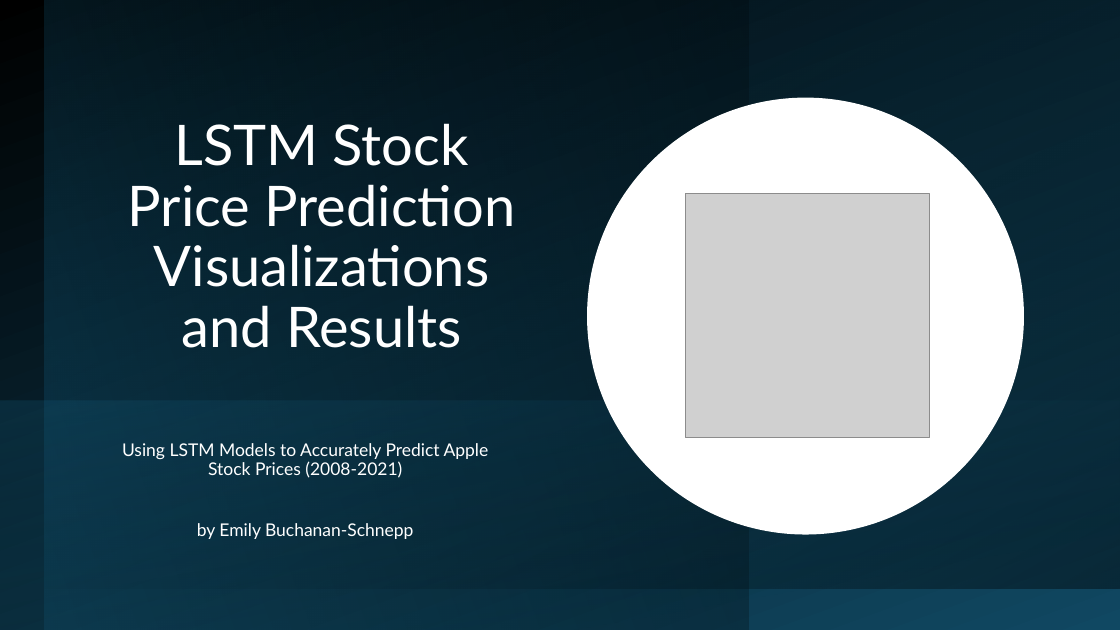
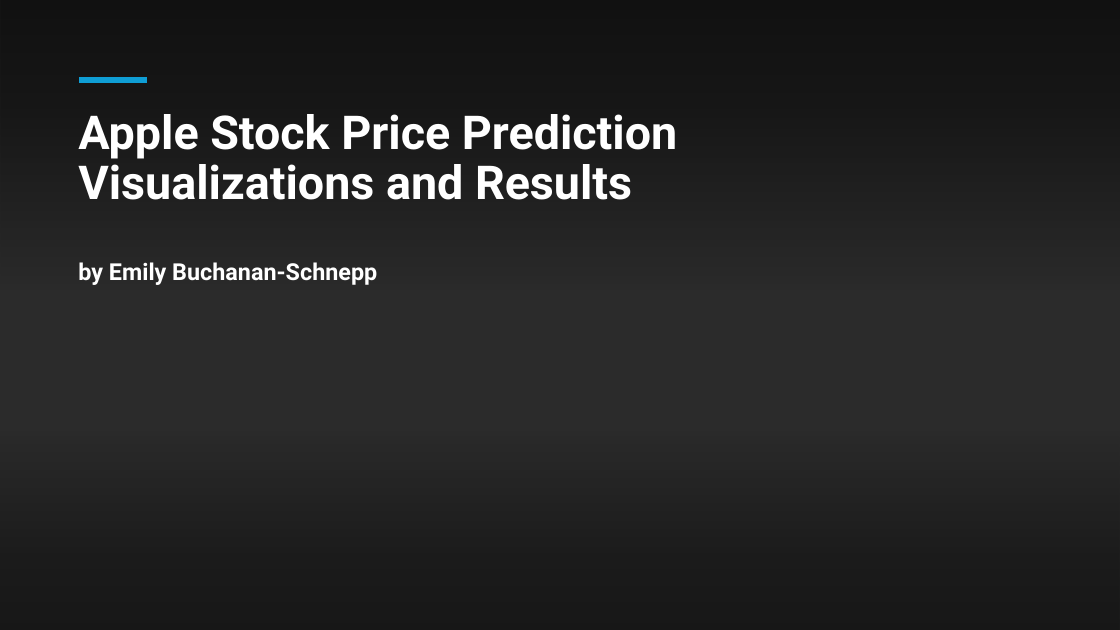
Before and after one commit to emilyschnepp/appleStockPrediction, a slide deck: slide 1 of appleStockResultsandViz.pptx. Drawn at 1120x630 pixels with LibreOffice and Linux fonts; fonts in the diff are those of the drawing; grey boxes stand for pictures; background and template pictures are left out; a plain dark background stands for a picture behind light text. Boxes give left, top, right and bottom in pixels: in the first picture for what was removed or moved away, otherwise in the second. Text is boxed around its words. In the diff, an @@ line names an element or a change of style, - is before the commit and + after.

```diff
--- a/appleStockResultsandViz.pptx
+++ b/appleStockResultsandViz.pptx
@@ background #FFFFFF to picture (left out) @@
@@ rectangle at (x1=0, y1=0, x2=1120, y2=323): fill gradient #156082 to #000000 to gradient #000000; mirrored; rotation 180 to 90 degrees @@
@@ rectangle removed at (x1=0, y1=0, x2=1120, y2=630) @@
@@ rectangle removed at (x1=45, y1=0, x2=749, y2=630) @@
@@ line added from (80, 80) to (147, 80), #0F9ED5 4.5 pt @@
@@ title "Apple Stock Price Prediction Visualizations ..." at (x1=78, y1=114, x2=677, y2=285): vertical alignment bottom to top @@
@@ title at (x1=78, y1=114, x2=677, y2=285): text changed; size 48 to 40 pt; font Lato to Roboto; bold on @@
-LSTM Stock Price Prediction Visualizations and Results
+Apple Stock Price Prediction Visualizations and Results
+by Emily Buchanan-Schnepp
@@ ellipse removed at (x1=587, y1=97, x2=1024, y2=534) @@
@@ picture removed at (x1=686, y1=194, x2=929, y2=438) @@
@@ rectangle resized from (x1=0, y1=400, x2=1120, y2=630) to (x1=0, y1=408, x2=1120, y2=630) @@
@@ rectangle at (x1=0, y1=408, x2=1120, y2=630): fill gradient #156082 to #0B3041 to gradient #000000 @@
@@ subtitle removed at (x1=122, y1=443, x2=489, y2=539) @@
-Using LSTM Models to Accurately Predict Apple Stock Prices (2008-2021)
-by Emily Buchanan-Schnepp
```
Also in this commit, not shown: 7 other slides changed.
